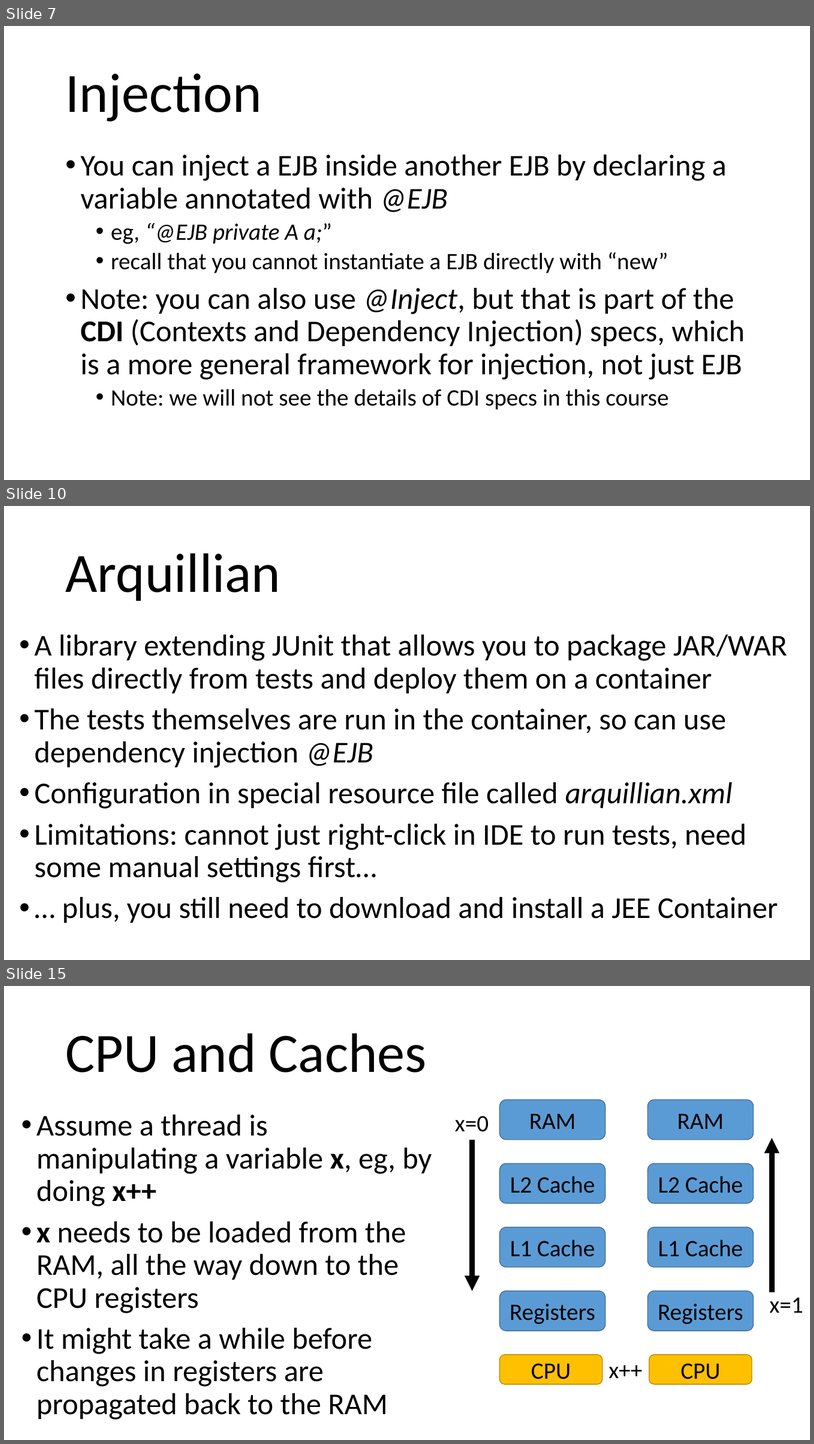
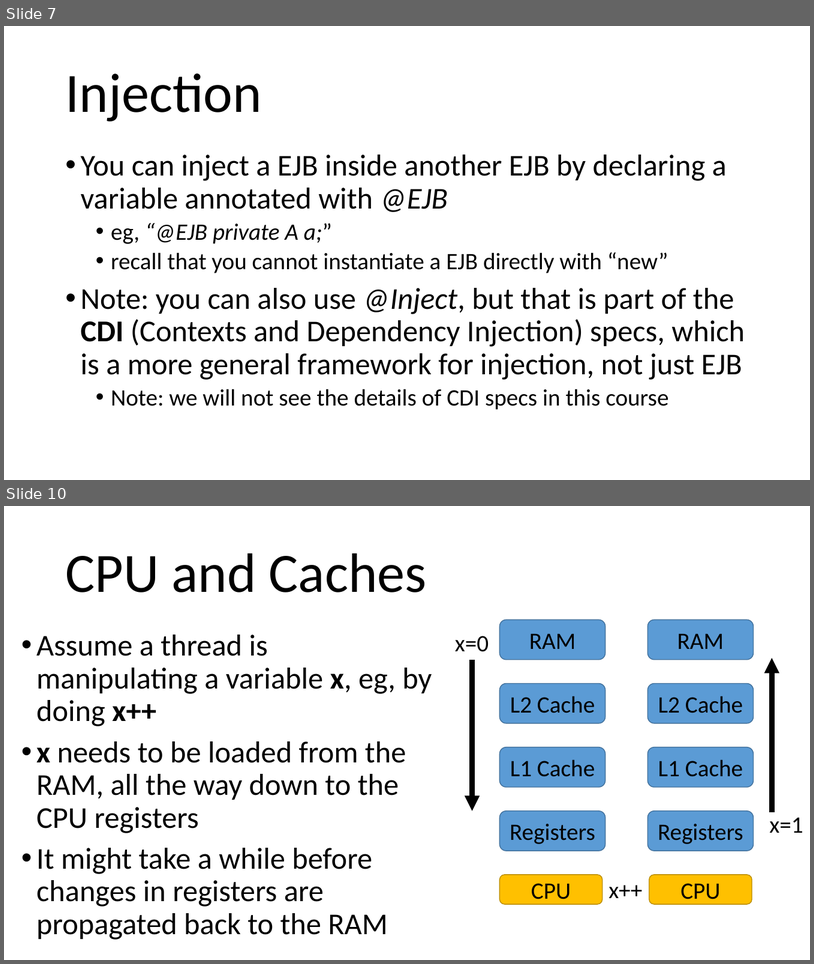
Before and after one commit to arcuri82/testing_security_development_enterprise_systems, a slide deck: doc/intro/slides/lesson_05_ejb.pptx. Shown one above the other, each under a label of ours: slides 7, 10 and 15 before the commit, slides 7 and 10 after it; the slides between them are not shown. The pictures are 814x1444 and 814x964 pixels, drawn with LibreOffice and Linux fonts; fonts in the diff are those of the drawing. Boxes give left, top, right and bottom in pixels: in the first picture for what was removed or moved away, otherwise in the second. Text is boxed around its words. In the diff, an @@ line names an element or a change of style, - is before the commit and + after.

```diff
--- a/doc/intro/slides/lesson_05_ejb.pptx
+++ b/doc/intro/slides/lesson_05_ejb.pptx
@@ slide 10 removed at box(4, 506, 810, 960), background #FFFFFF @@
@@ title removed at box(65, 553, 281, 601) @@
-Arquillian
@@ text removed at box(35, 634, 788, 922) @@
-• A library extending JUnit that allows you to package JAR/WAR files directly from tests and deploy them on a container
-• The tests themselves are run in the container, so can use dependency injection @EJB
-• Configuration in special resource file called arquillian.xml
-• Limitations: cannot just right-click in IDE to run tests, need some manual settings first…
-• … plus, you still need to download and install a JEE Container
@@ what was slide 15 is now slide 10 @@
```
Also in this commit, not shown: 4 slides changed, 4 other slides removed, 4 other files.
